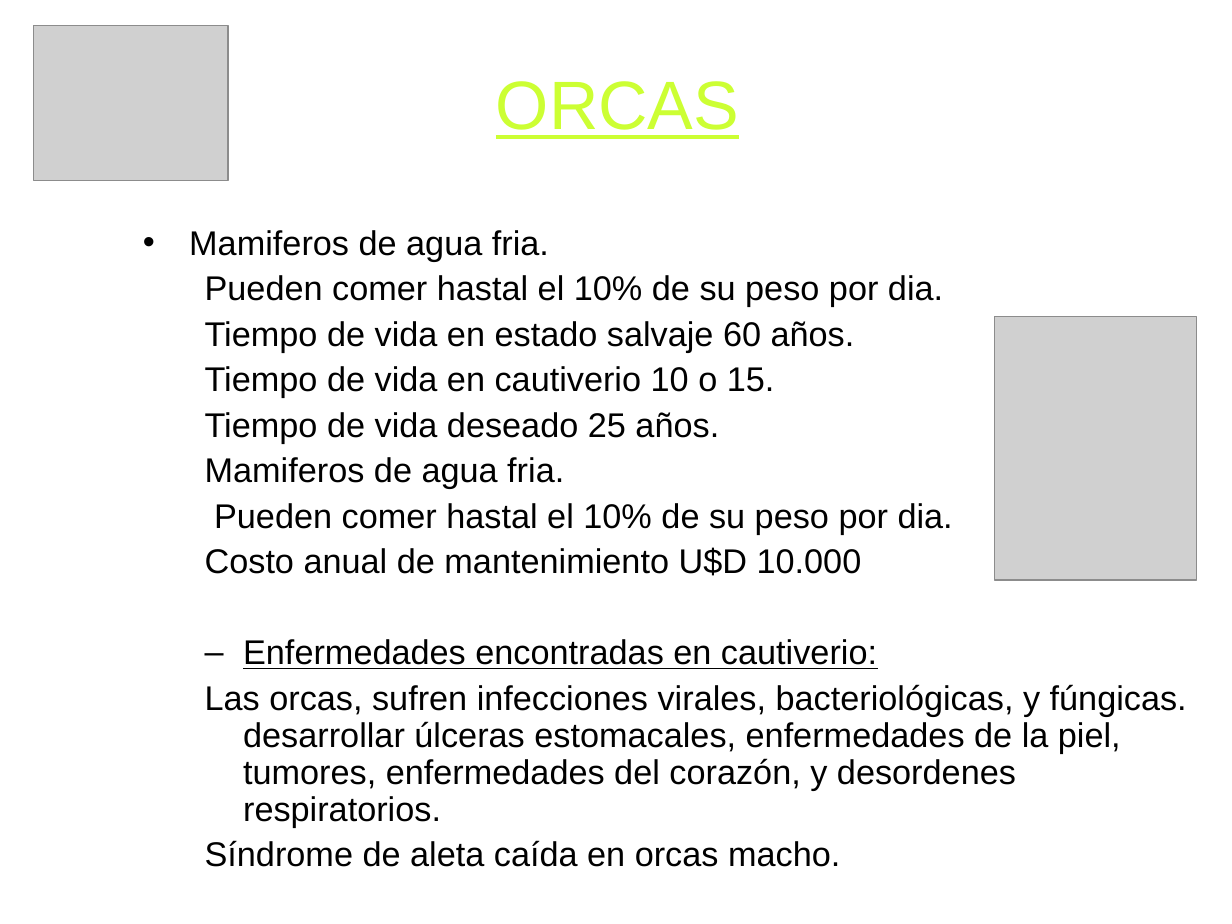
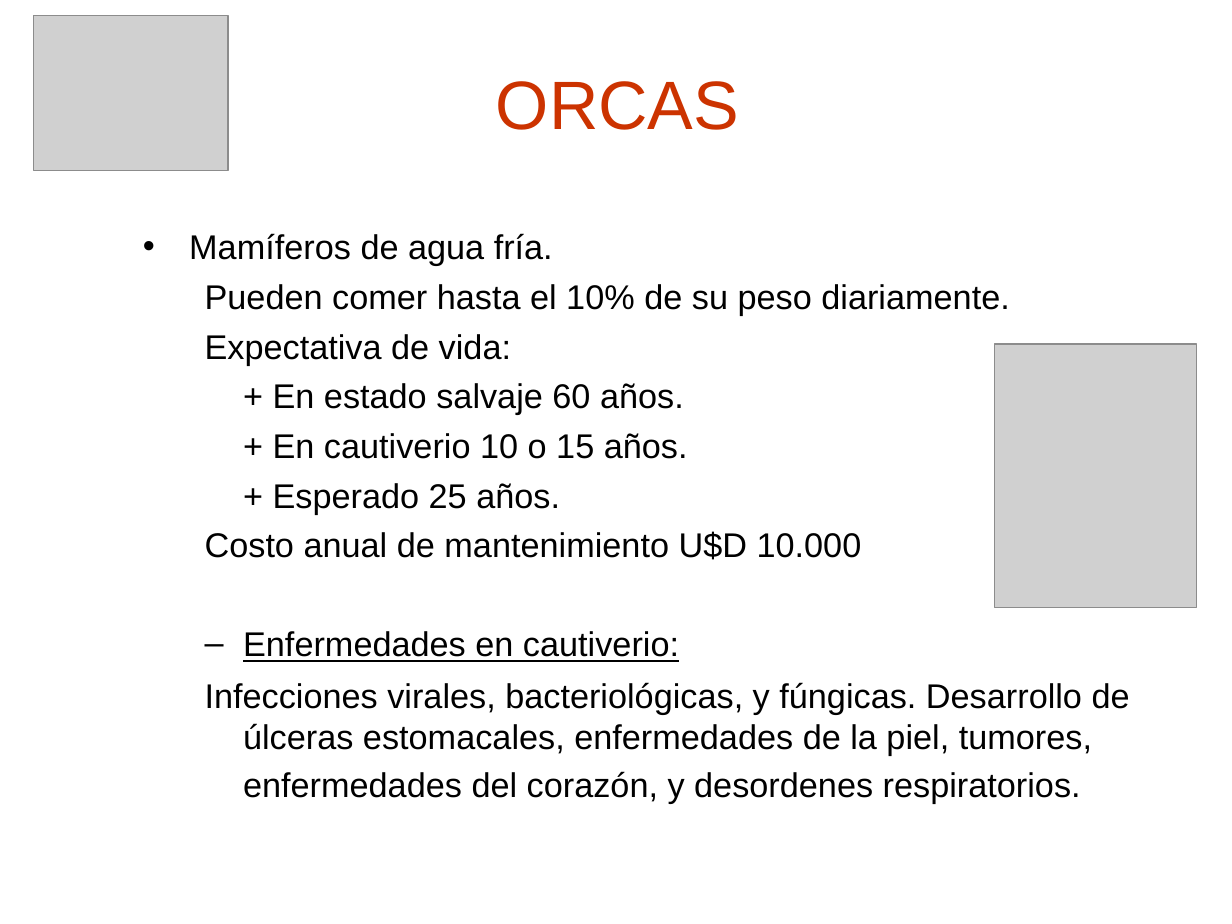
Before and after one commit to skiel85/taller-desarrollo-proyectos-i, a slide deck: slide 3 of Presentaciones/Demo Gerencial.ppt (slide 4 before the commit). Drawn at 1232x924 pixels with LibreOffice and Linux fonts; fonts in the diff are those of the drawing; grey boxes stand for pictures; background and template pictures are left out. Boxes give left, top, right and bottom in pixels: in the first picture for what was removed or moved away, otherwise in the second. Text is boxed around its words. In the diff, an @@ line names an element or a change of style, - is before the commit and + after.

```diff
--- a/Presentaciones/Demo Gerencial.ppt
+++ b/Presentaciones/Demo Gerencial.ppt
@@ picture: place and size @@
-picture at [33, 26, 228, 181]
+picture at [33, 16, 228, 171]
@@ title "ORCAS" at [496, 81, 739, 130]: text colour #CCFF33 to #CC3300, underline off @@
@@ text at [189, 233, 1009, 514]: text changed @@
-• Mamiferos de agua fria.
-  Pueden comer hastal el 10% de su peso por dia.
-  Tiempo de vida en estado salvaje 60 años.
-  Tiempo de vida en cautiverio 10 o 15.
-  Tiempo de vida deseado 25 años.
-  Mamiferos de agua fria.
-  Pueden comer hastal el 10% de su peso por dia.
+• Mamíferos de agua fría.
+  Pueden comer hasta el 10% de su peso diariamente.
+  Expectativa de vida:
+  + En estado salvaje 60 años.
+  + En cautiverio 10 o 15 años.
+  + Esperado 25 años.
@@ picture: place and size @@
-picture at [994, 317, 1196, 580]
+picture at [994, 344, 1196, 607]
@@ text at [205, 531, 862, 560]: line spacing 0.9 to 1 @@
@@ text at [205, 631, 1130, 803]: text changed @@
-  – Enfermedades encontradas en cautiverio:
-  Las orcas, sufren infecciones virales, bacteriológicas, y fúngicas. desarrollar úlceras estomacales, enfermedades de la piel, tumores, enfermedades del corazón, y desordenes respiratorios.
-  Síndrome de aleta caída en orcas macho.
+  – Enfermedades en cautiverio:
+  Infecciones virales, bacteriológicas, y fúngicas. Desarrollo de úlceras estomacales, enfermedades de la piel, tumores, enfermedades del corazón, y desordenes respiratorios.
```
Also in this commit, not shown: 9 other slides changed, 6 slides added, 1 slide removed.
